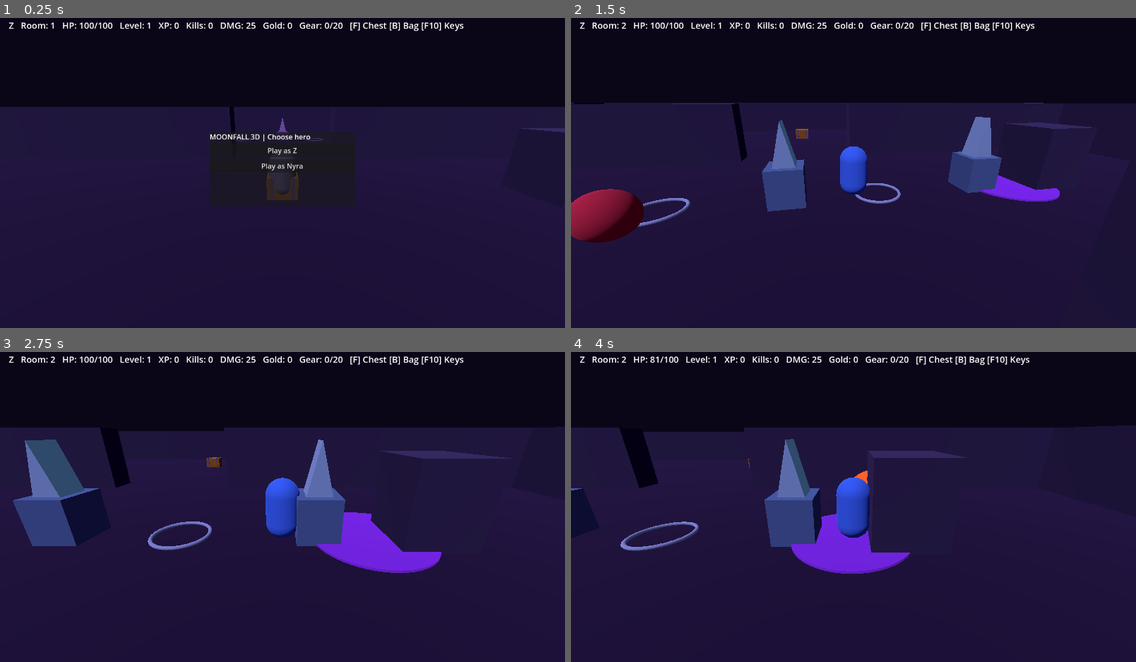
Above: before the commit, frames 1-4 (two rows, left to right).
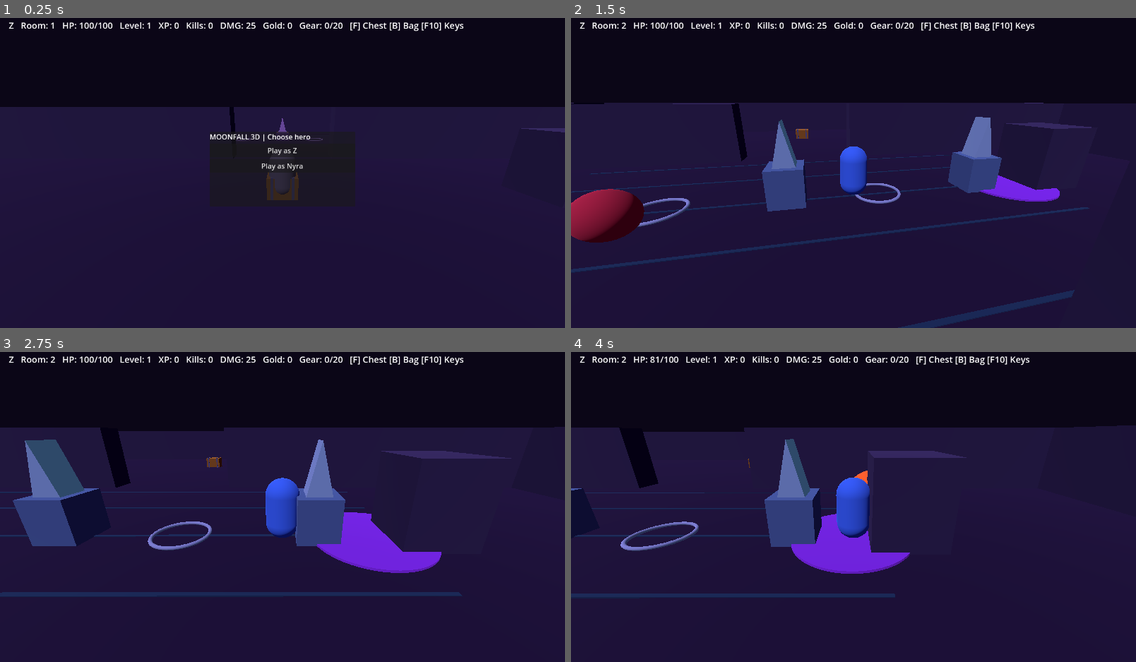
Above: after the commit, the same moments.

Repository: ericgantor-cyber/Moonfall
Game: Godot game, scene res://main.tscn
The game is run twice, just before and just after one commit, with the same random seed, the same clock (stepped at 60 frames per second) and the same inputs.
Inputs (mouse positions are in pixels of both pictures, inside the frame that each line leads up to):
- Up to frame 1 (0.25 s): no input
- Up to frame 2 (1.5 s): click "Play as Z" at 0.5 s; tap Enter at 1.25 s; move the mouse to (977, 154) at 1.27 s; hold D from 1.28 s (still down); tap Q at 1.35 s; click (977, 154) at 1.42 s
- Up to frame 3 (2.75 s): tap Space at 1.52 s; release D at 2 s; drag from (169, 519) to (254, 565) at 2.02 s
- Up to frame 4 (4 s): move the mouse to (910, 432) at 2.77 s; hold D 2.78-3.5 s; tap F at 2.85 s; drag from (825, 565) to (684, 454) at 3.52 s

The runs differ from the first frame. In frame 2, 1.7% of the frame differs, in the area x 0-92%, y 44-100%; in frame 3, 1.4%; in frame 4, 0.9%.

Commit message:
Add stylized dungeon stone seams and rough floor finish

Diff:
--- a/Moonfall3D/scripts/game.gd
+++ b/Moonfall3D/scripts/game.gd
@@ -125,6 +125,8 @@
     ground.mesh = plane
     var ground_mat := StandardMaterial3D.new()
     ground_mat.albedo_color = Color(0.16, 0.10, 0.22)
+    ground_mat.roughness = 0.92
+    ground_mat.metallic = 0.08
     ground.material_override = ground_mat
     add_child(ground)
     var ground_body := StaticBody3D.new()
@@ -835,6 +837,18 @@
         rune_mat.emission = tint * 0.35
         rune.material_override = rune_mat
         decor.add_child(rune)
+    # Decorative stone seams mark the traversable region without collision.
+    var seam_material := StandardMaterial3D.new()
+    seam_material.albedo_color = tint.darkened(0.35)
+    seam_material.roughness = 0.95
+    for seam_index in range(5):
+        var seam := MeshInstance3D.new()
+        var seam_mesh := BoxMesh.new()
+        seam_mesh.size = Vector3(24.0, 0.025, 0.12)
+        seam.mesh = seam_mesh
+        seam.material_override = seam_material
+        seam.position = Vector3(0.0, 0.018, -23.0 + float(room_index) * 17.0 + float(seam_index) * 3.0)
+        decor.add_child(seam)
     # Two readable floor hazards per region; always clear of the central doorway.
     for i in range(2):
         var hazard_pos := Vector3(-11.0 if i == 0 else 11.0, 0.0, -17.0 + float(room_index) * 17.0)
